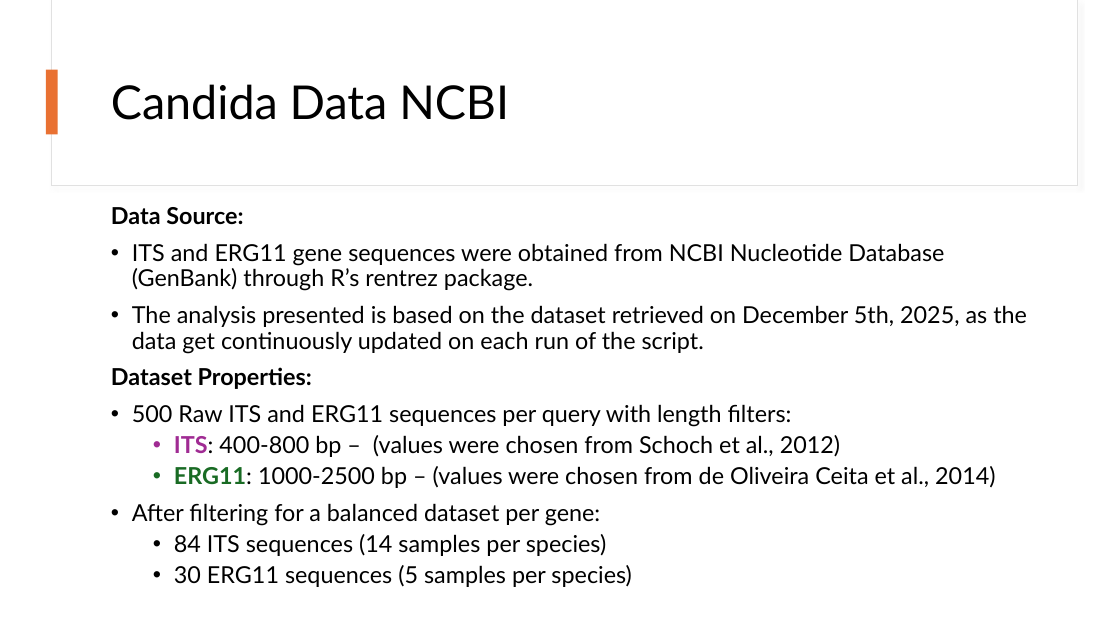
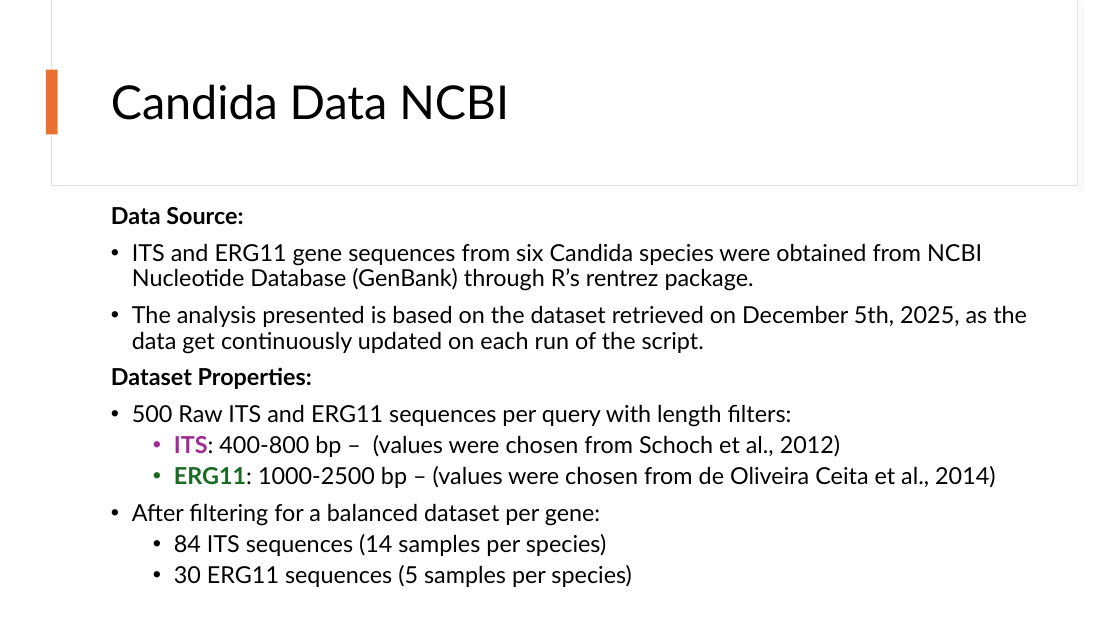
Before and after one commit to snsaiphoo/binf6210_assignment4, a slide deck: slide 5 of doc/Candida Comparison.pptx. Drawn at 1120x630 pixels with LibreOffice and Linux fonts; fonts in the diff are those of the drawing. Boxes give left, top, right and bottom in pixels: in the first picture for what was removed or moved away, otherwise in the second. Text is boxed around its words. In the diff, an @@ line names an element or a change of style, - is before the commit and + after.

```diff
--- a/doc/Candida Comparison.pptx
+++ b/doc/Candida Comparison.pptx
@@ text at bbox=[132, 243, 982, 291]: text changed @@
-• ITS and ERG11 gene sequences were obtained from NCBI Nucleotide Database (GenBank) through R’s rentrez package.
+• ITS and ERG11 gene sequences from six Candida species were obtained from NCBI Nucleotide Database (GenBank) through R’s rentrez package.
```
Also in this commit, not shown: 5 other slides changed, 5 other files.
